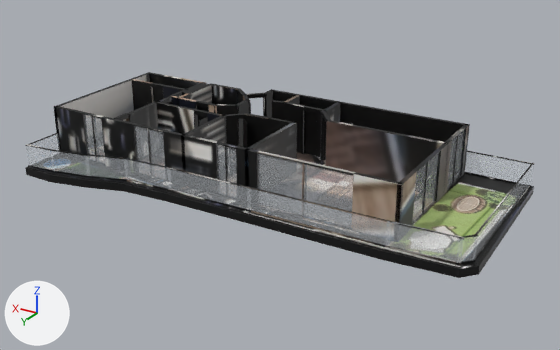
Two versions of the glTF model _bake/glb/kent-46/model.glb, one commit apart.
One viewpoint serves both versions: a camera (50 mm lens) standing at (-16.1, 26.2, 13.2) and looking at (-0.5, 0.1, 0.2). The axes (+X, +Y, +Z) are drawn at lower left. The lights are the same throughout. The first picture is the older version. Where no turn or scale is listed for an object, it has been applied to the vertices. Vertices at exactly the same position are counted once.

The scene before the commit, as lines of its bpy script (objects in view):
```python
ob_mesh_0 = bpy.data.objects.new('Mesh_0', me_mesh_0)
ob_mesh_0.location = (-10.03, 4.8, -0.36)
ob_mesh_6 = bpy.data.objects.new('Mesh_6', me_mesh_6)
ob_mesh_6.location = (-10.03, 4.8, -0.36)
ob_mesh_7 = bpy.data.objects.new('Mesh_7', me_mesh_7)
ob_mesh_7.location = (-10.03, 4.8, -0.36)
ob_mesh_9 = bpy.data.objects.new('Mesh_9', me_mesh_9)
ob_mesh_9.location = (-10.03, 4.8, -0.36)
# also in view: 'Mesh_4' at (-9.7, -0.9, 0.5); 'Mesh_16' at (0.4, 2.7, 1.1); 'Mesh_8' at (3.9, 3.5, 0.5); 'Mesh_5' at (9.1, 4.5, 0.5); 'Mesh_17' at (4.4, 2.7, 1.1)
```
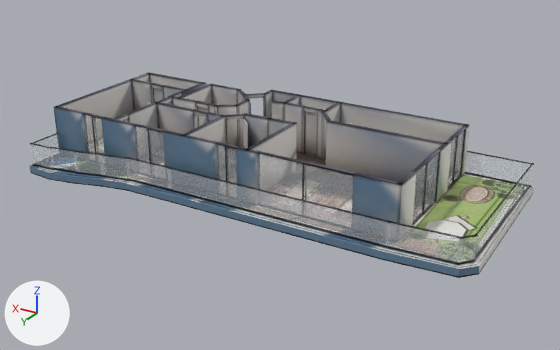
The newer file is also rescaled (x1.004), turned or shifted as a whole; pictures and numbers use the older file's frame.

Location of each change, (x1, y1, x2, y2) in pixels of the pictures (560 x 350 px; the box of a moved part takes in the faces that stretch with it):
'Mesh_0', surface changed, reshaped (lighter)
    before: (25, 72, 535, 278)
    after: (30, 73, 534, 278)
'Mesh_7', moved, rescaled (26% narrower)
    before: (85, 155, 127, 179)
    after: (99, 155, 130, 179)
'Mesh_6', moved, rescaled
    before: (50, 151, 90, 176)
    after: (52, 148, 75, 171)
part 1 of me_mesh_0, moved or reshaped
    before: (26, 144, 53, 151)
    after: (32, 143, 52, 149)
part 2 of me_mesh_0, moved or reshaped
    before: (28, 165, 55, 172)
    after: (34, 164, 55, 170)
part 3 of me_mesh_0, moved or reshaped
    before: (49, 149, 88, 156)
    after: (52, 147, 77, 151)
part 4 of me_mesh_0, moved or reshaped
    before: (52, 171, 90, 177)
    after: (55, 168, 75, 172)
part 5 of me_mesh_0, cut back
    before: (25, 94, 478, 265)
    after: (30, 96, 478, 266)
part 6 of me_mesh_0, surface changed
    both: (30, 73, 534, 278)

Patch to the scene script:
```diff
--- a/_bake/glb/kent-46/model.glb.py
+++ b/_bake/glb/kent-46/model.glb.py
@@ mat_baked @@
 n3 = _N.new('ShaderNodeMapping'); n3.name = 'Mapping'
-n3.inputs[1].default_value = (0.00139, -14.95, 0.0)  # 'Location'
-n3.inputs[3].default_value = (15.96, 15.95, 1.0)  # 'Scale'
+n3.inputs[1].default_value = (0.00106, -14.97, 0.0)  # 'Location'
+n3.inputs[3].default_value = (15.91, 15.97, 1.0)  # 'Scale'
 n4 = _N.new('ShaderNodeUVMap'); n4.name = 'UV Map'
@@ me_mesh_0 @@
 # used by ob_mesh_0; location = (-10.03, 4.8, -0.36)
-me_mesh_0.from_pydata(...)  # 3258 vertices, 5804 faces; spans x 0.0..19.9, y -9.6..0.0, z 0.0..2.6
+me_mesh_0.from_pydata(...)  # 4190 vertices, 7768 faces; spans x 0.0..19.9, y -9.6..-0.2, z 0.0..2.6
+# me_mesh_0 part 1: the loose piece of 8 vertices spanning x 18.4..19.9, y -0.4..-0.2, z 1.4 is scaled about its middle by (0.833, 0.485, 1), then moved by (0.1, -0.2, 0.0)
+# me_mesh_0 part 2: the loose piece of 8 vertices spanning x 18.4..19.9, y -0.4..-0.2, z 0.4 is scaled about its middle by (0.833, 0.485, 1), then moved by (0.1, -0.2, 0.0)
+# me_mesh_0 part 3: the loose piece of 8 vertices spanning x 16.7..18.5, y -0.7..-0.3, z 1.4 is scaled about its middle by (0.735, 0.708, 1), then moved by (0.5, -0.2, 0.0)
+# me_mesh_0 part 4: the loose piece of 8 vertices spanning x 16.7..18.5, y -0.7..-0.3, z 0.4 is scaled about its middle by (0.735, 0.708, 1), then moved by (0.5, -0.2, 0.0)
+# me_mesh_0 part 5: 52 vertices moved from x 4.9..19.9, y -8.0..-0.1, z 0.0..2.6 to x 4.9..19.9, y -8.0..-0.4, z 0.0..2.6; 93 vertices removed from x 0.2..19.9, y -8.9..0.0, z 0.0..2.6; 1009 vertices added at x 0.3..19.9, y -9.4..-0.2, z 0.0..2.6
+# me_mesh_0 part 6: 2721 kept faces spanning x 0.0..19.9, y -9.6..-0.4, z 0.0..2.6 get new texture (UV) coordinates
+# other edits to the shape of me_mesh_0 do not show in these pictures
 me_mesh_0.materials.append(mat_baked)
@@ me_mesh_6 @@
 # used by ob_mesh_6; location = (-10.03, 4.8, -0.36)
-me_mesh_6.from_pydata(...)  # 8 vertices, 12 faces; spans x 16.66..18.52, y -0.71..-0.3, z 0.36..1.36
+me_mesh_6.from_pydata(...)  # 8 vertices, 12 faces; spans x 17.4..18.77, y -0.82..-0.52, z 0.36..1.35
+# me_mesh_6 part 7: the whole mesh is scaled about its middle by (0.735, 0.705, 0.995), then moved by (0.5, -0.17, 0.0)
 me_mesh_6.materials.append(mat_glass_rt)
@@ me_mesh_7 @@
 # used by ob_mesh_7; location = (-10.03, 4.8, -0.36)
-me_mesh_7.from_pydata(...)  # 8 vertices, 12 faces; spans x 14.97..16.83, y -1.25..-0.66, z 0.36..1.36
+me_mesh_7.from_pydata(...)  # 8 vertices, 12 faces; spans x 14.96..16.33, y -1.31..-1.02, z 0.36..1.35
+# me_mesh_7 part 8: the whole mesh is scaled about its middle by (0.737, 0.475, 0.995), then moved by (-0.25, -0.21, 0.0)
 me_mesh_7.materials.append(mat_glass_rt)
```
